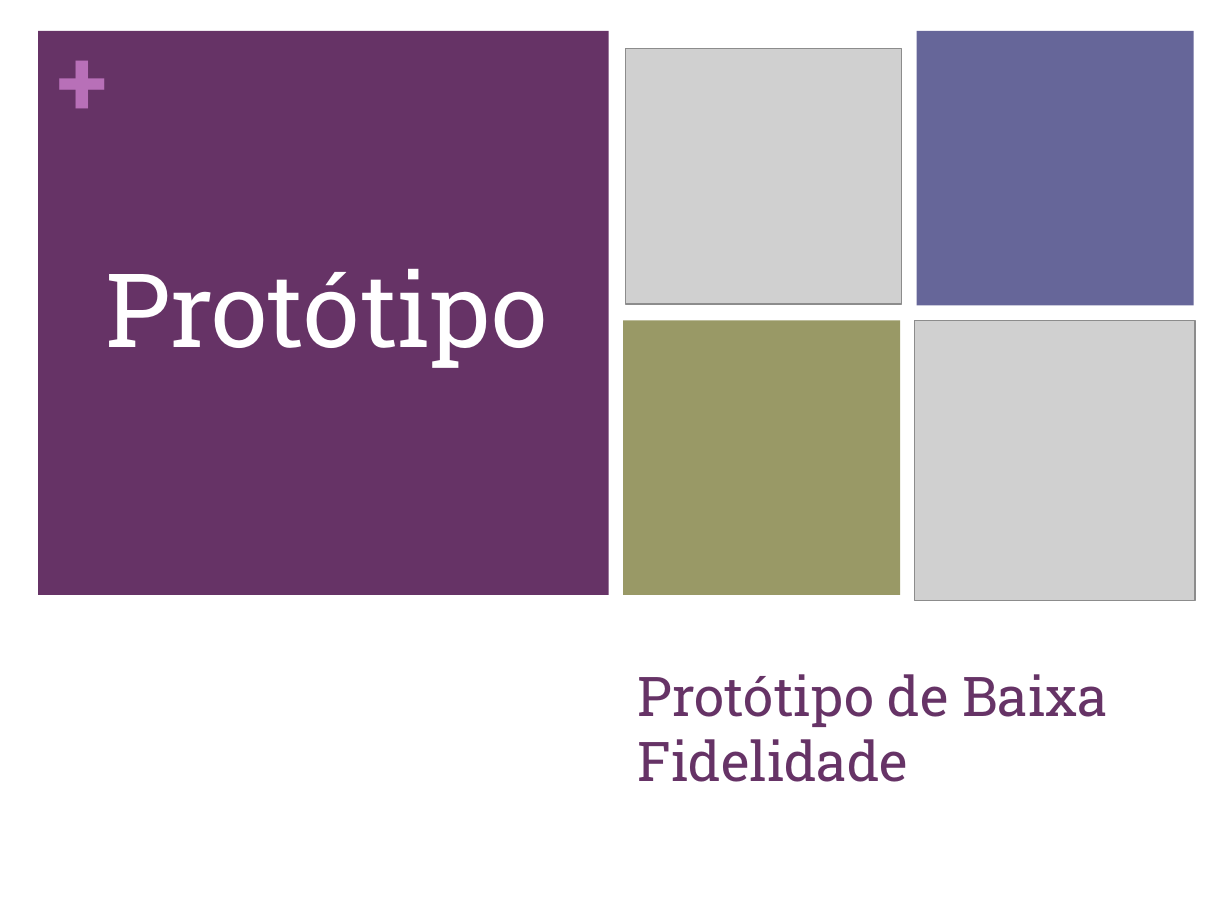
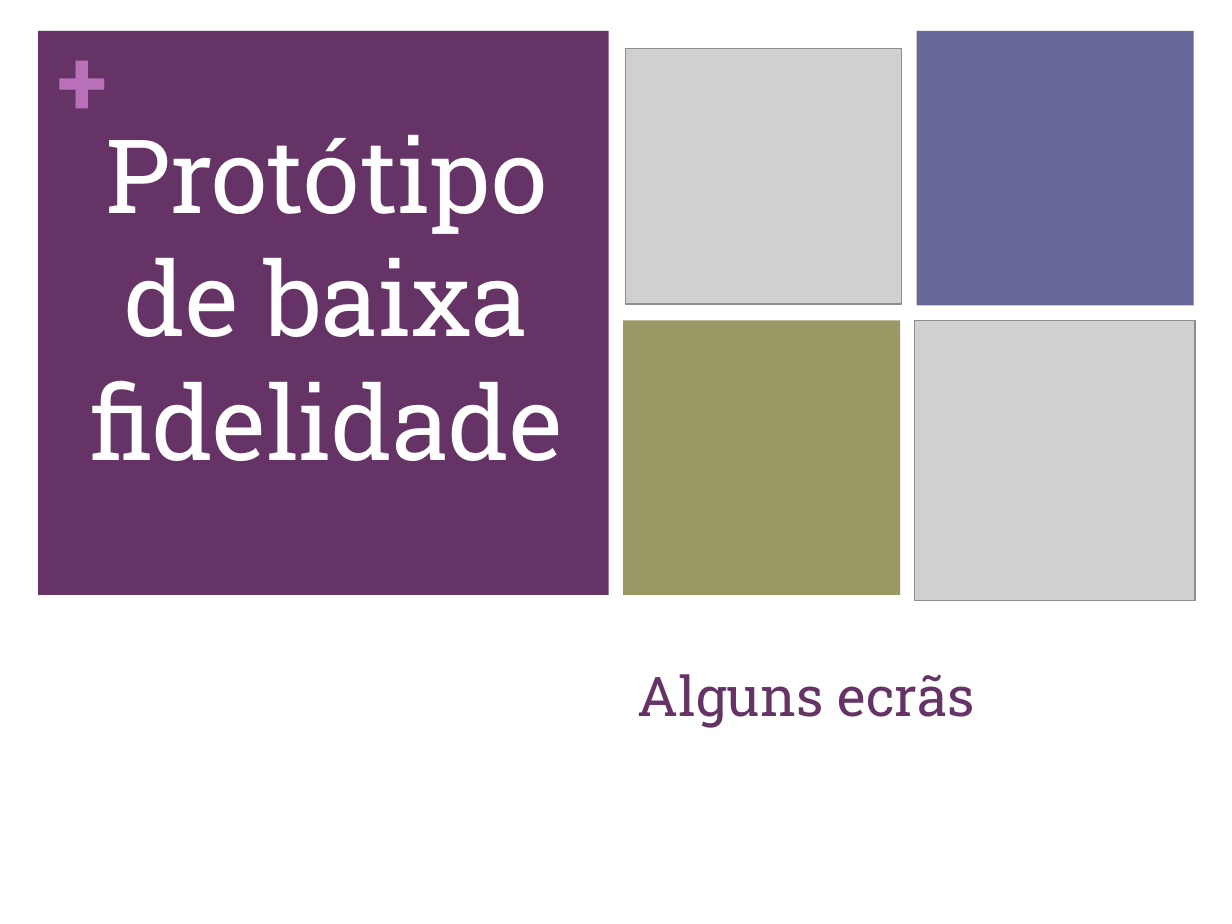
Before and after one commit to carboned4/C_C_U-2015-10, a slide deck: slide 9 of Aula 06/G10 - Apresentacao - Lab05.pptx (slide 6 before the commit). Drawn at 1232x924 pixels with LibreOffice and Linux fonts; fonts in the diff are those of the drawing; grey boxes stand for pictures. Boxes give left, top, right and bottom in pixels: in the first picture for what was removed or moved away, otherwise in the second. Text is boxed around its words. In the diff, an @@ line names an element or a change of style, - is before the commit and + after.

```diff
--- a/Aula 06/G10 - Apresentacao - Lab05.pptx
+++ b/Aula 06/G10 - Apresentacao - Lab05.pptx
@@ text at (90, 135, 563, 461): text changed @@
-Protótipo
+Protótipo de baixa fidelidade
@@ title at (638, 674, 975, 728): text changed @@
-Protótipo de Baixa Fidelidade
+Alguns ecrãs
```
Also in this commit, not shown: 2 other slides changed, 8 slides added, 2 slides removed, 1 other file.
